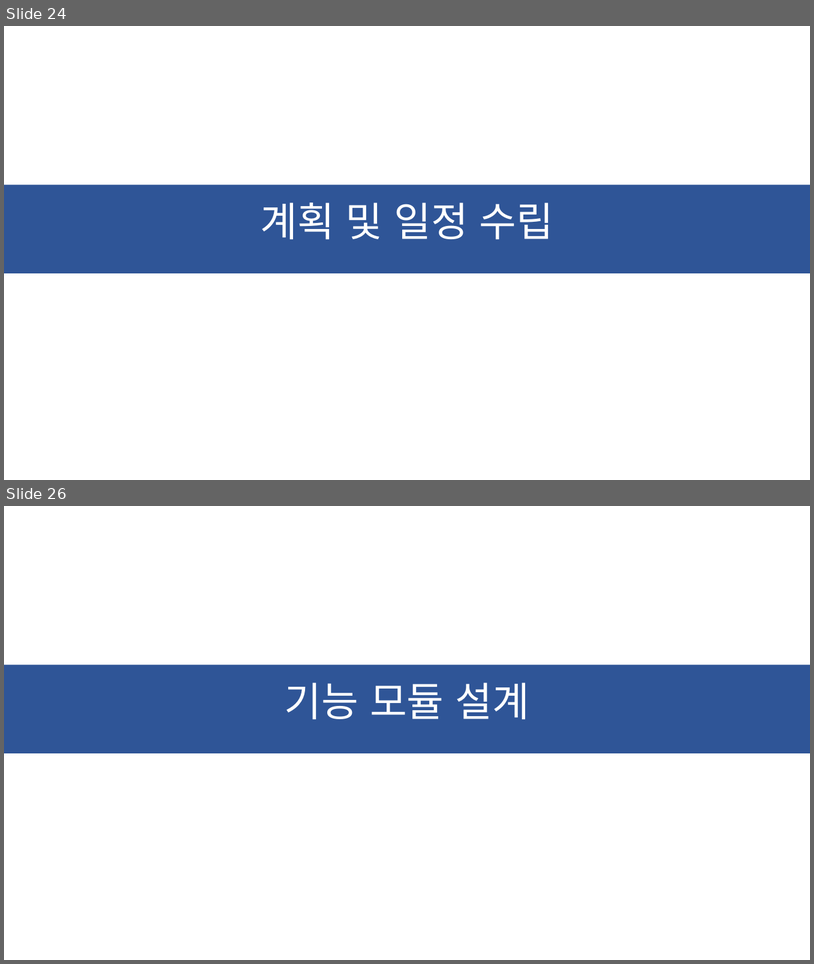
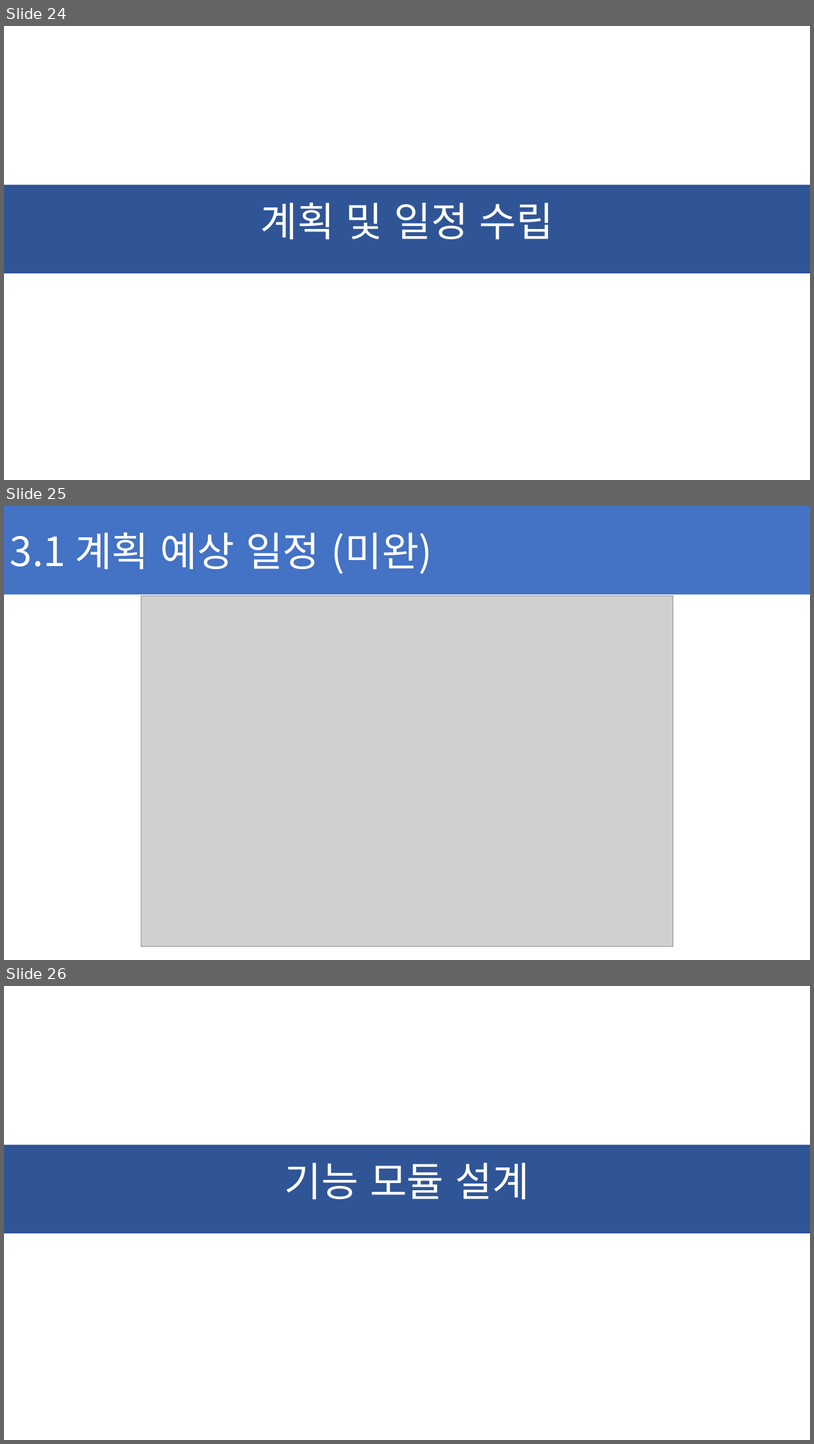
Before and after one commit to ChaeSung-Lee/DJ_InternShip, a slide deck: 2021_Summer/jp.hong/Project_BnC_jph.pptx. Shown one above the other, each under a label of ours: slides 24 and 26 before the commit, slides 24, 25 and 26 after it; the slides between them are not shown. The pictures are 814x964 and 814x1444 pixels, drawn with LibreOffice and Linux fonts; fonts in the diff are those of the drawing; grey boxes stand for pictures. Boxes give left, top, right and bottom in pixels: in the first picture for what was removed or moved away, otherwise in the second. Text is boxed around its words. In the diff, an @@ line names an element or a change of style, - is before the commit and + after.

```diff
--- a/2021_Summer/jp.hong/Project_BnC_jph.pptx
+++ b/2021_Summer/jp.hong/Project_BnC_jph.pptx
@@ slide 25 added at [4, 506, 810, 960], background #FFFFFF @@
@@ rectangle added at [4, 506, 810, 594], fill #4472C4, 48 pt, text #FFFFFF @@
+3.1 계획 예상 일정 (미완)
@@ picture added at [141, 595, 673, 946] @@
```
Also in this commit, not shown: 3 slides changed, 1 slide removed.
